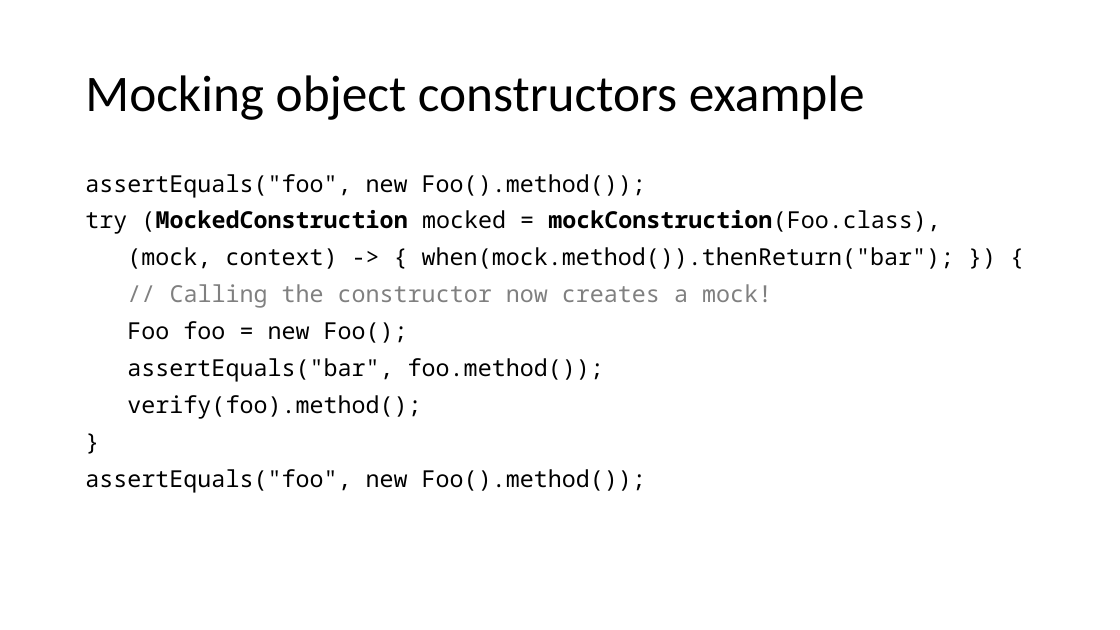
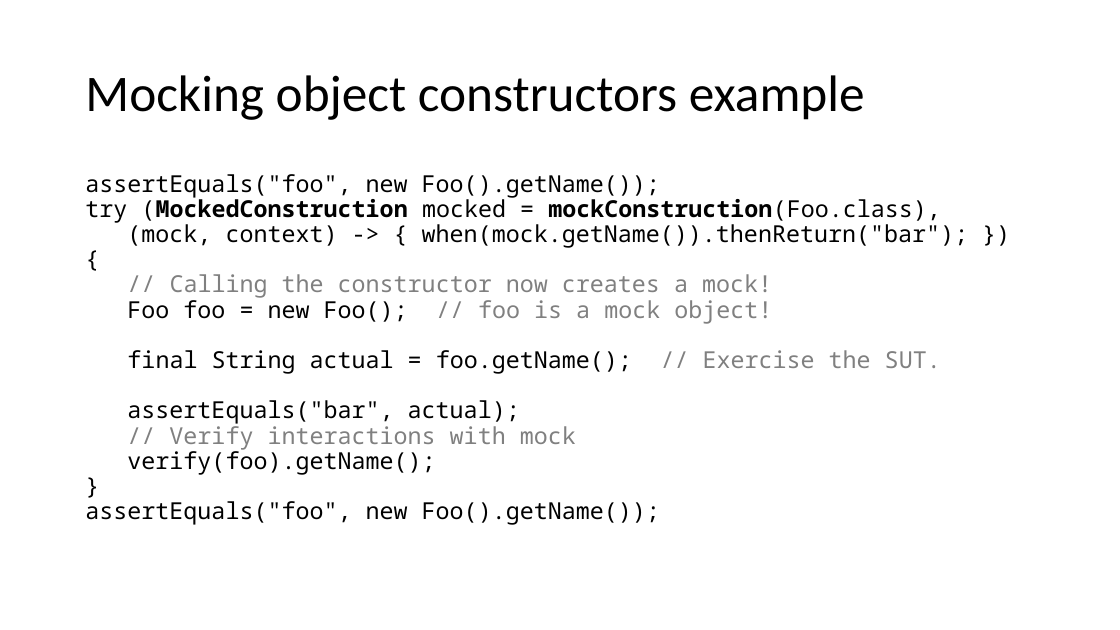
Before and after one commit to cebartling/test-driven, a slide deck: slide 16 of presentations/Introduction to Mockito.pptx. Drawn at 1120x630 pixels with LibreOffice and Linux fonts; fonts in the diff are those of the drawing. Boxes give left, top, right and bottom in pixels: in the first picture for what was removed or moved away, otherwise in the second. Text is boxed around its words. In the diff, an @@ line names an element or a change of style, - is before the commit and + after.

```diff
--- a/presentations/Introduction to Mockito.pptx
+++ b/presentations/Introduction to Mockito.pptx
@@ text at [85, 174, 969, 525]: text changed @@
-assertEquals("foo", new Foo().method());
-try (MockedConstruction mocked = mockConstruction(Foo.class),
-(mock, context) -> { when(mock.method()).thenReturn("bar"); }) {
-// Calling the constructor now creates a mock!
-Foo foo = new Foo();
-assertEquals("bar", foo.method());
-verify(foo).method();
-}
-assertEquals("foo", new Foo().method());
+assertEquals("foo", new Foo().getName());
+try (MockedConstruction mocked = mockConstruction(Foo.class),
+(mock, context) -> { when(mock.getName()).thenReturn("bar"); }) {
+// Calling the constructor now creates a mock!
+Foo foo = new Foo(); // foo is a mock object!
+final String actual = foo.getName(); // Exercise the SUT.
+assertEquals("bar", actual);
+// Verify interactions with mock
+verify(foo).getName();
+}
+assertEquals("foo", new Foo().getName());
```
Also in this commit, not shown: 2 other slides changed, 7 slides removed, 1 other file.
